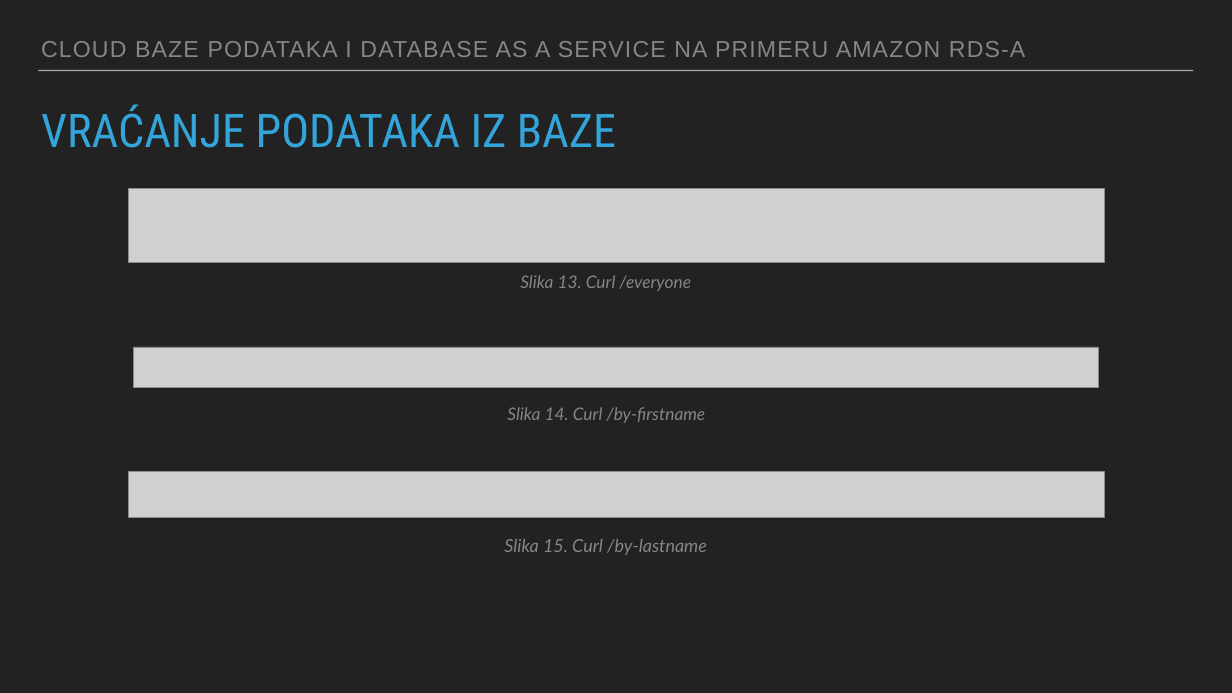
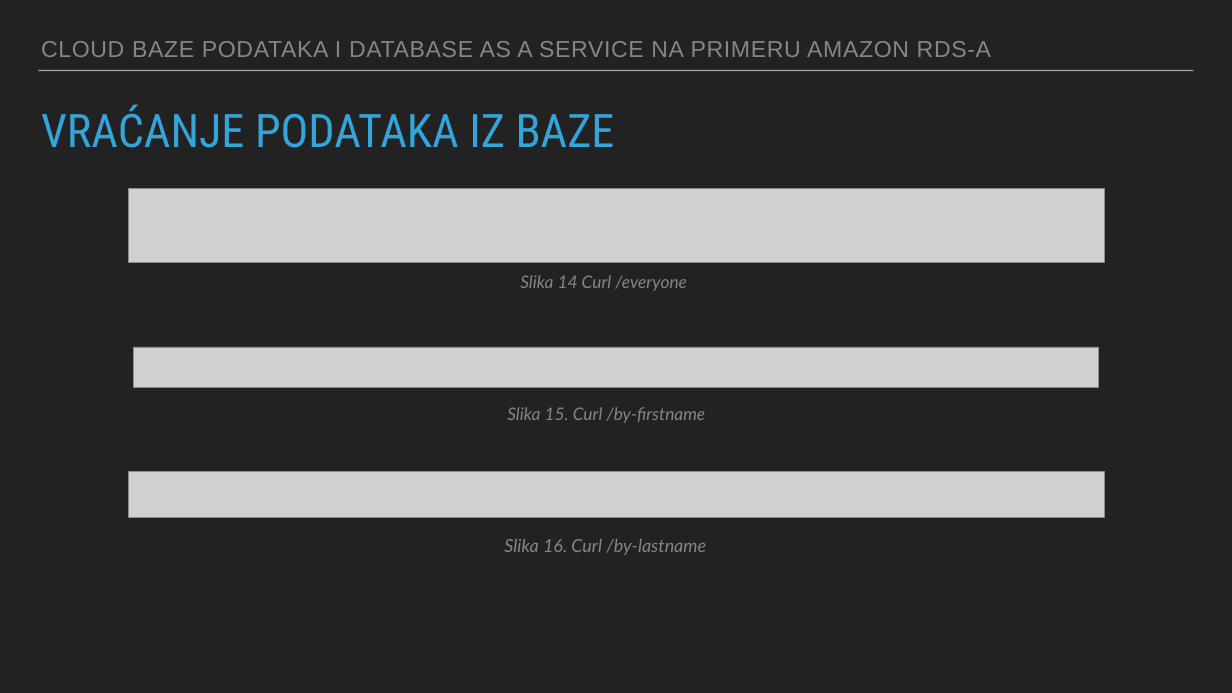
Before and after one commit to svetlanamancic/Amazon-RDS---Cloud-Databases-And-Database-as-a-Service-, a slide deck: slide 15 of Cloud baze podataka i database as a service na primeru Amazon RDS-a.pptx. Drawn at 1232x693 pixels with LibreOffice and Linux fonts; fonts in the diff are those of the drawing; grey boxes stand for pictures. Boxes give left, top, right and bottom in pixels: in the first picture for what was removed or moved away, otherwise in the second. Text is boxed around its words. In the diff, an @@ line names an element or a change of style, - is before the commit and + after.

```diff
--- a/Cloud baze podataka i database as a service na primeru Amazon RDS-a.pptx
+++ b/Cloud baze podataka i database as a service na primeru Amazon RDS-a.pptx
@@ text "CLOUD BAZE PODATAKA I DATABASE ..." at box(41, 41, 991, 57): letter spacing 1.8 to 1 pt @@
@@ title "VRAĆANJE PODATAKA IZ BAZE" at box(41, 105, 615, 148): size 72.2 to 72 pt @@
@@ text at box(520, 275, 687, 291): text changed @@
-Slika 13. Curl /everyone
+Slika 14 Curl /everyone
@@ text at box(507, 407, 706, 423): text changed @@
-Slika 14. Curl /by-firstname
+Slika 15. Curl /by-firstname
@@ text at box(504, 539, 706, 555): text changed @@
-Slika 15. Curl /by-lastname
+Slika 16. Curl /by-lastname
```
Also in this commit, not shown: 15 other slides changed, 2 other files.
